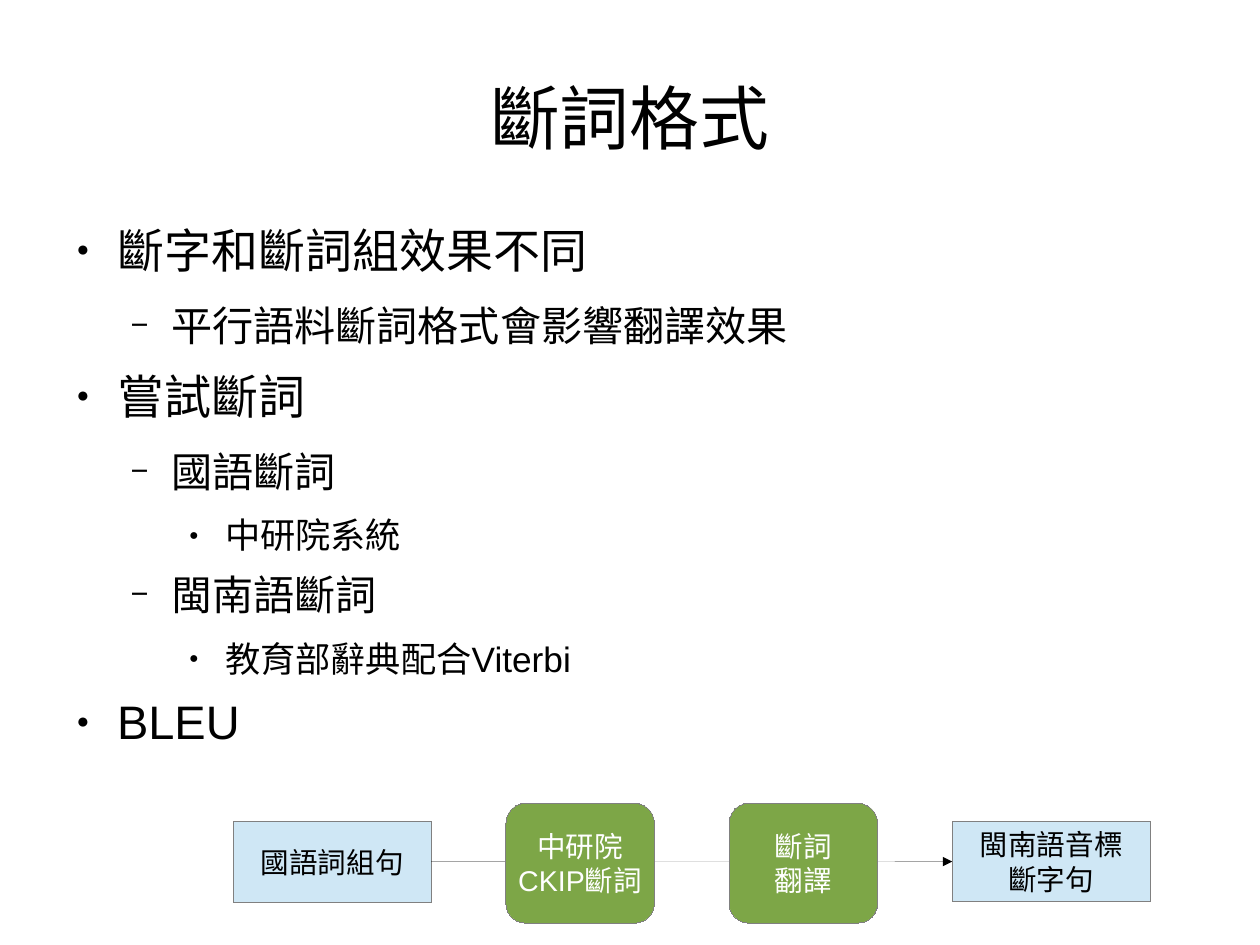
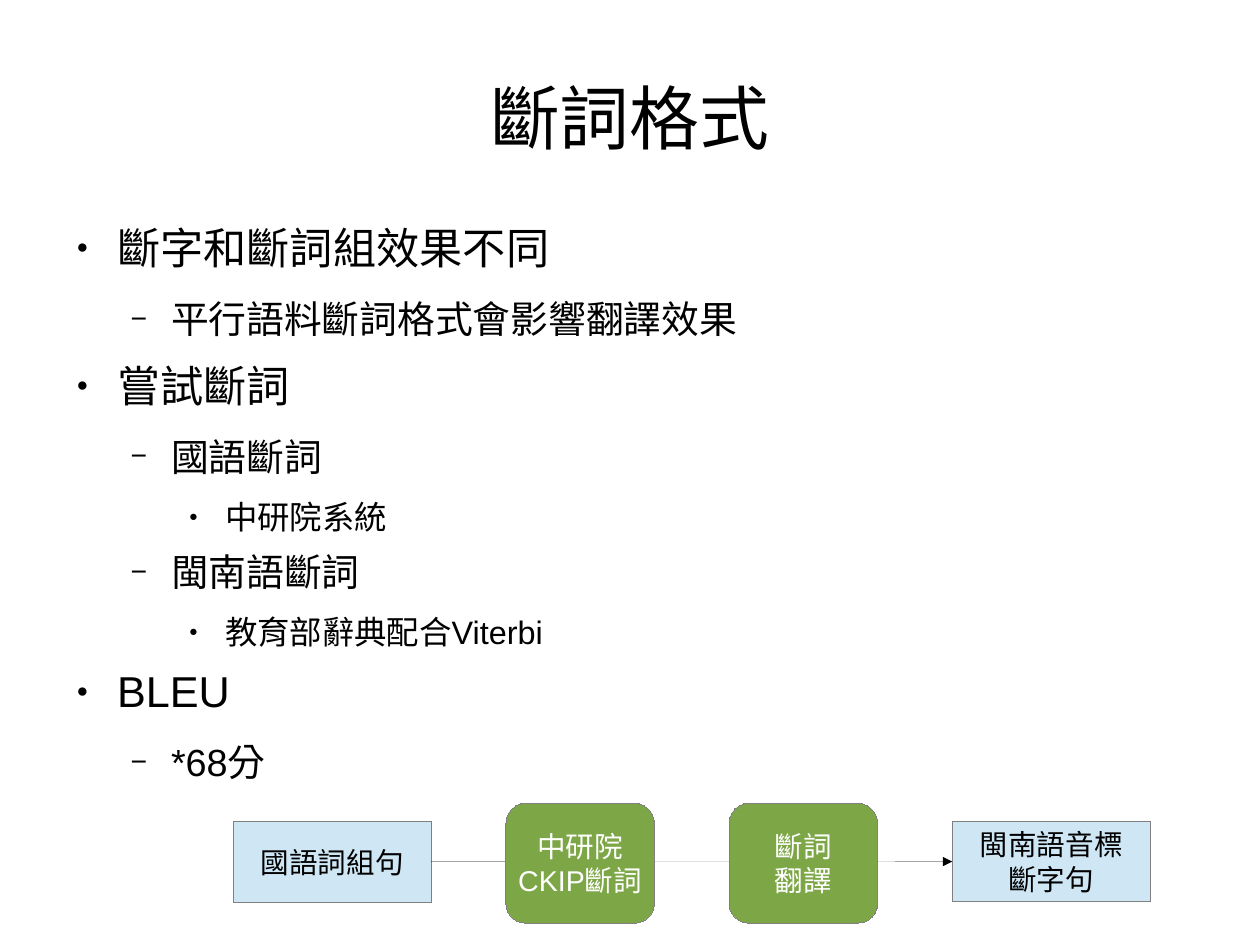
Before and after one commit to sih4sing5hong5/po3-ko3_tau5-iann2-phinn3, a slide deck: slide 9 of 翻譯報告.odp. Drawn at 1260x945 pixels with LibreOffice and Linux fonts; fonts in the diff are those of the drawing. Boxes give left, top, right and bottom in pixels: in the first picture for what was removed or moved away, otherwise in the second. Text is boxed around its words. In the diff, an @@ line names an element or a change of style, - is before the commit and + after.

```diff
--- a/翻譯報告.odp
+++ b/翻譯報告.odp
@@ text at [117, 227, 737, 708]: size 29.6 to 27.2 pt in "斷字和斷詞組效果不同", "嘗試斷詞", "BLEU"; size 25.9 to 23.8 pt in "平行語料斷詞格式會影響翻譯效果", "國語斷詞", "閩南語斷詞"; size 22.2 to 20.4 pt in "中研院系統", "教育部辭典配合Viterbi" @@
@@ text at [171, 747, 265, 779]: paragraph added @@
+  − *68分
```
Also in this commit, not shown: 8 other slides changed, 3 slides added, 2 slides removed.
